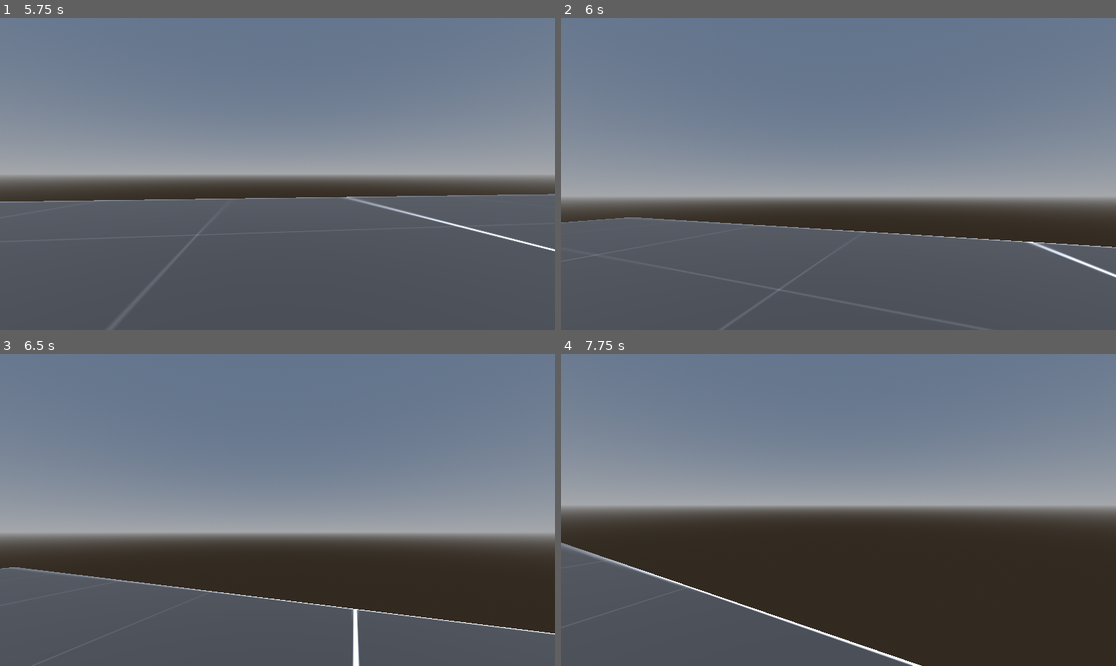
Above: before the commit, frames 1-4 (two rows, left to right).
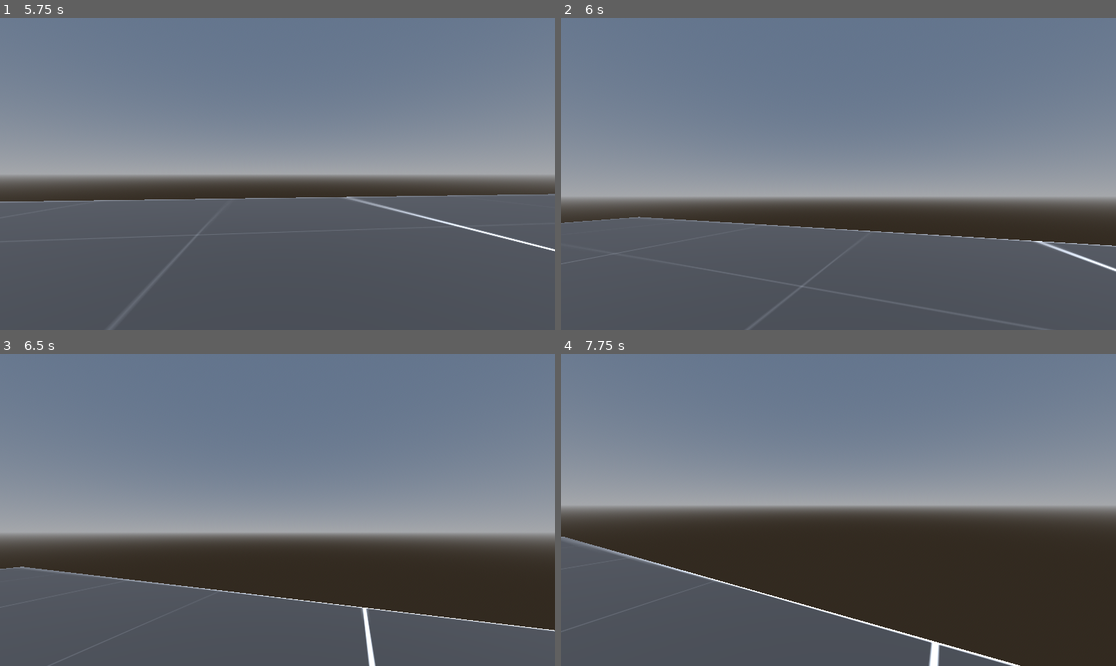
Above: after the commit, the same moments.

Repository: Gordon-DEVJ/SimpleFPS-PlayerController-Godot_FPS
Game: Godot game, scene res://Testing.tscn
Same seed, same stepped clock (60 frames per second), same inputs: the game is played once before the commit and once after it.
Inputs (mouse positions are in pixels of both pictures, inside the frame that each line leads up to):
- Up to frame 1 (5.75 s): tap Enter at 0.5 s; move the mouse to (305, 174) at 0.52 s; hold Ctrl (crouch) 0.53-1.28 s; hold W (forward) from 0.53 s (still down); tap Space (jump) at 0.77, 1.52, 3.02, 3.77, 4.52 s; tap Shift (walk) at 0.8, 1.35, 2.3, 2.85, 3.8, 4.35, 5.3 s; move the mouse to (249, 174) at 1.27 s; tap Ctrl (crouch) at 1.55, 3.05, 4.55 s; move the mouse to (288, 167) at 2.02 s; hold Ctrl (crouch) 2.03-2.78 s; move the mouse to (271, 180) at 2.77 s; move the mouse to (316, 177) at 3.52 s; hold Ctrl (crouch) 3.53-4.28 s; move the mouse to (233, 170) at 4.27 s; move the mouse to (283, 174) at 5.02 s; hold Ctrl (crouch) from 5.03 s (still down)
- Up to frame 2 (6 s): move the mouse to (816, 167) at 5.77 s; release W (forward) at 5.78 s; release Ctrl (crouch) at 5.78 s; hold D (right) from 5.78 s (still down); tap Shift (walk) at 5.85 s
- Up to frame 3 (6.5 s): keep holding D (right); tap Space (jump) at 6.02 s; tap Ctrl (crouch) at 6.05 s
- Up to frame 4 (7.75 s): move the mouse to (866, 510) at 6.52 s; release D (right) at 6.53 s; hold Ctrl (crouch) 6.53-7.28 s; hold W (forward) from 6.53 s (still down); tap Space (jump) at 6.77, 7.52 s; tap Shift (walk) at 6.8, 7.35 s; move the mouse to (810, 510) at 7.27 s; tap Ctrl (crouch) at 7.55 s

Frame 1 is identical in both runs. In frame 2, 1.0% of the frame differs, in the area x 0-100%, y 63-100%; in frame 3, 1.4%; in frame 4, 5.0%, in the area x 0-83%, y 58-100%.

Commit message:
Update PlayerController.gd

Diff:
--- a/Half_Life-PlayerController/PlayerController.gd
+++ b/Half_Life-PlayerController/PlayerController.gd
@@ -8,7 +8,7 @@
 var SPEED = BASE_SPEED					# Movement Speed
 var DIRECTION = Vector3.ZERO			# Direction
 const LERP_SPEED = 10.0					# Adjust this value to control the smoothness of movement transitions.
-@export var BASE_SPEED = 10				# Default = 5		The default movement speed, used when not in the "walk" mode.
+@export var BASE_SPEED = 10.0				# Default = 5		The default movement speed, used when not in the "walk" mode.
 @export var WALK_SPEED = 2.5			# Default = 2.5		The speed of movement when walking, used when in "walk" mode.
 
 #Jump variables
@@ -85,8 +85,13 @@
 	# Handle Walk mode
 	if Input.is_action_pressed("walk") and is_on_floor():
 		SPEED = WALK_SPEED
+		print("camina")
+		print(is_on_floor())
+
 	else:
 		SPEED = BASE_SPEED
+		print("corre")
+		print(is_on_floor())
 
 func _jump():
 
@@ -110,7 +115,6 @@
 		crh_collision.disabled=false
 	else:
 		CAMERA_CONTROLLER.position.y=lerp(CAMERA_CONTROLLER.position.y,1.8,delta*LERP_SPEED)
-		SPEED=BASE_SPEED
 		std_collision.disabled=false
 		crh_collision.disabled=true
 
